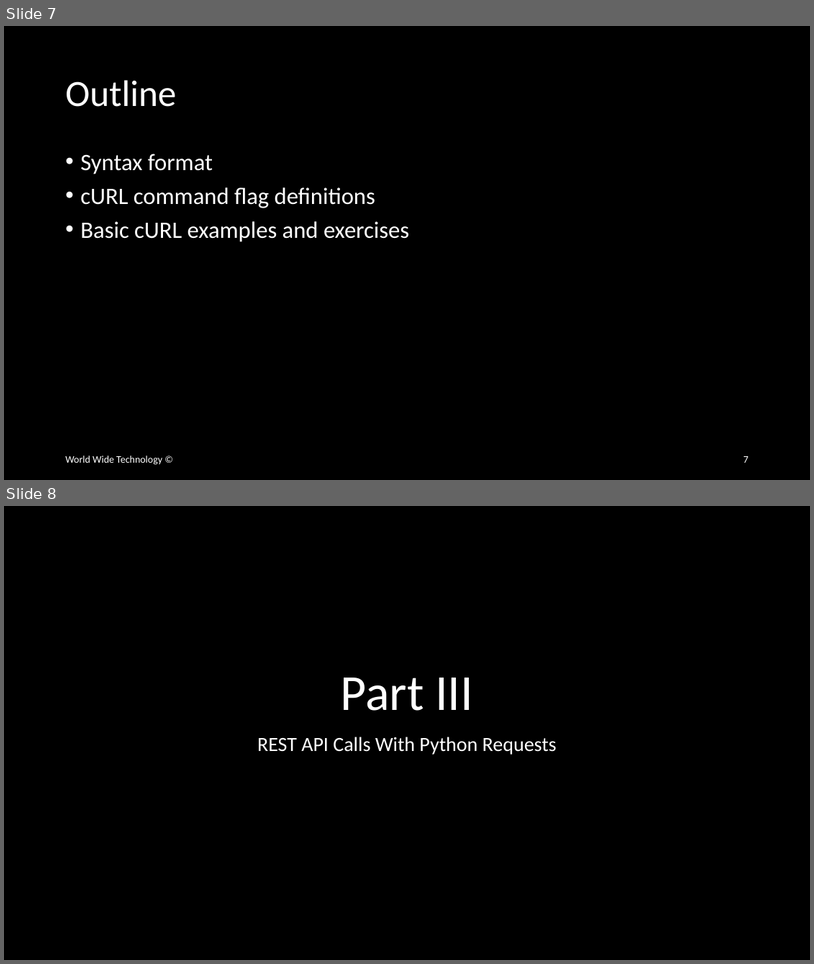
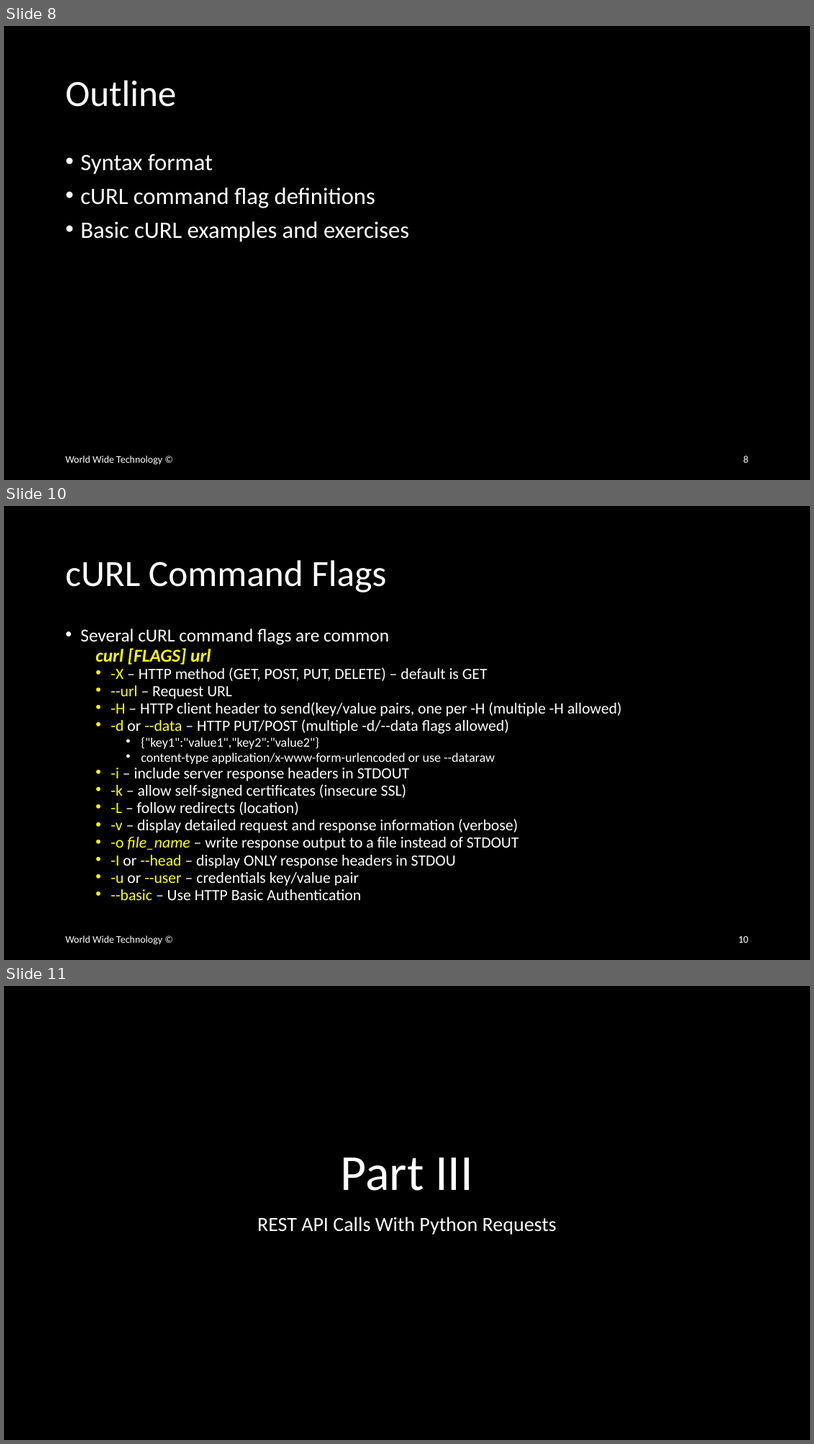
Before and after one commit to wwt/curl-requests-foundations, a slide deck: curl-requests-foundations.pptx. Shown one above the other, each under a label of ours: slides 7 and 8 before the commit, slides 8, 10 and 11 after it; the slides between them are not shown. The pictures are 814x964 and 814x1444 pixels, drawn with LibreOffice and Linux fonts; fonts in the diff are those of the drawing. Boxes give left, top, right and bottom in pixels: in the first picture for what was removed or moved away, otherwise in the second. Text is boxed around its words. In the diff, an @@ line names an element or a change of style, - is before the commit and + after.

Commit message:
Started cURL command flags, added slide with outline for instructions to start the Docker development environment

```diff
--- a/curl-requests-foundations.pptx
+++ b/curl-requests-foundations.pptx
@@ slide 10 added at (x1=4, y1=506, x2=810, y2=960), background #000000 @@
@@ title added at (x1=65, y1=560, x2=386, y2=592), 44 pt, text #FFFFFF @@
+cURL Command Flags
@@ text added at (x1=80, y1=628, x2=622, y2=900), 18.6 pt, text #FFFFFF @@
+• Several cURL command flags are common
+  curl [FLAGS] url
+  • -X – HTTP method (GET, POST, PUT, DELETE) – default is GET
+  • --url – Request URL
+  • -H – HTTP client header to send(key/value pairs, one per -H (multiple -H allowed)
+  • -d or --data – HTTP PUT/POST (multiple -d/--data flags allowed)
+    • {"key1":"value1","key2":"value2"}
+    • content-type application/x-www-form-urlencoded or use --dataraw
+  • -i – include server response headers in STDOUT
+  • -k – allow self-signed certificates (insecure SSL)
+  • -L – follow redirects (location)
+  • -v – display detailed request and response information (verbose)
+  • -o file_name – write response output to a file instead of STDOUT
+  • -I or --head – display ONLY response headers in STDOU
+  • -u or --user – credentials key/value pair
+  • --basic – Use HTTP Basic Authentication
@@ text added at (x1=65, y1=935, x2=162, y2=944), 12 pt, text #FFFFFF @@
+World Wide Technology ©
@@ page number added at (x1=738, y1=936, x2=748, y2=942), 12 pt, text #FFFFFF @@
+10
@@ what was slide 7 is now slide 8 @@
@@ page number at (x1=743, y1=455, x2=748, y2=462): text changed @@
-7
+8
@@ what was slide 8 is now slide 11 @@
```
Also in this commit, not shown: 2 other slides added.
